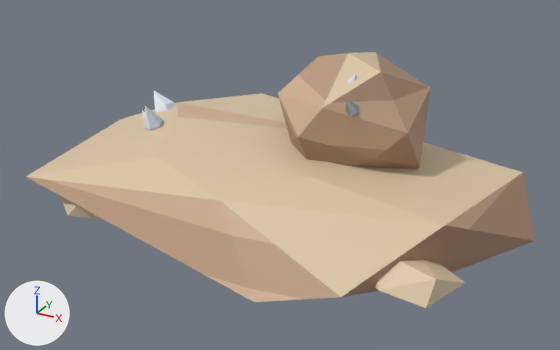
What one commit did to the glTF model game/models/features/rock_desert_1.glb.
Camera for both pictures: a camera (50 mm lens) standing at (3.18, -5.72, 2.95) and looking at (0.13, -0.16, 0.17). Arrows for +X, +Y and +Z are at lower left; the lights stay in place. The picture after the commit comes second. Vertices at exactly the same position are counted once.

Script lines for the objects in view, before the commit:
```python
me_body = bpy.data.meshes.new('Body')
me_body.from_pydata(...)  # 239 vertices, 408 faces; spans x -2.15..2.3, y -1.58..1.45, z -0.18..1.26
me_body.materials.append(mat_defaultmaterial)
ob_body = bpy.data.objects.new('Body', me_body)
ob_body.location = (0.0, 0.0, 0.0)
```
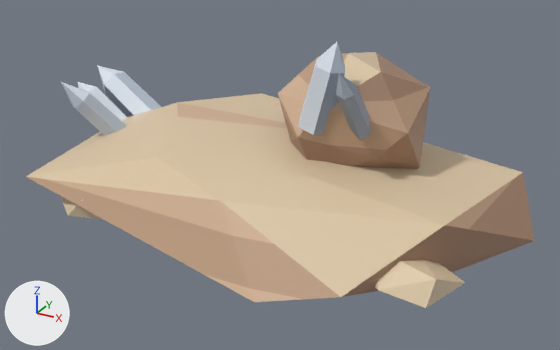
What differs and where, as boxes (x1, y1, x2, y2) in the pictures (560 x 350 px; the box of a moved part takes in the faces that stretch with it):
'Body', reshaped
    before: (26, 52, 535, 308)
    after: (26, 41, 535, 308)
part 1 of me_body, moved or reshaped
    before: (154, 91, 176, 112)
    after: (97, 65, 161, 117)
part 2 of me_body, moved or reshaped
    before: (145, 106, 165, 131)
    after: (61, 82, 127, 135)
part 3 of me_body, moved or reshaped (mostly hidden before)
    before: (142, 110, 145, 119)
    after: (77, 82, 127, 121)
part 4 of me_body, moved or reshaped (mostly hidden before)
    before: (347, 74, 357, 84)
    after: (299, 41, 345, 135)
part 5 of me_body, moved or reshaped
    before: (345, 100, 359, 117)
    after: (336, 73, 371, 140)

The change, as a diff of the scene's bpy script:
```diff
--- a/game/models/features/rock_desert_1.glb.py
+++ b/game/models/features/rock_desert_1.glb.py
@@ me_body @@
 # used by ob_body; location = (0.0, 0.0, 0.0)
-me_body.from_pydata(...)  # 239 vertices, 408 faces; spans x -2.15..2.3, y -1.58..1.45, z -0.18..1.26
+me_body.from_pydata(...)  # 239 vertices, 408 faces; spans x -2.56..2.3, y -1.58..1.45, z -0.18..1.49
+# me_body part 1: the loose piece of 13 vertices spanning x -1.68..-0.99, y 0.11..0.49, z -0.15..0.53 is multiplied about its middle by the matrix ((1.221, -0.174, -0.302), (0.189, 1.255, 0.042), (0.293, -0.085, 1.233)), then moved by (-0.68, 0.18, 0.14)
+# me_body part 2: the loose piece of 13 vertices spanning x -1.31..-1.0, y -0.28..0.04, z -0.1..0.62 is multiplied about its middle by the matrix ((0.835, -0.713, -0.639), (0.763, 1.007, -0.127), (0.578, -0.301, 1.09)), then moved by (-0.7, -0.09, 0.17)
+# me_body part 3: the loose piece of 13 vertices spanning x -1.63..-1.2, y 0.01..0.23, z -0.12..0.4 is multiplied about its middle by the matrix ((1.22, -0.172, -0.31), (0.175, 1.258, -0.01), (0.308, -0.033, 1.232)), then moved by (-0.77, 0.09, 0.16)
+# me_body part 4: the loose piece of 13 vertices spanning x 0.54..0.85, y -0.2..0.03, z 0.62..1.19 is multiplied about its middle by the matrix ((1.37, 0.004, -0.031), (-0.001, 1.365, 0.114), (0.031, -0.114, 1.365)), then moved by (-0.11, -0.22, 0.19)
+# me_body part 5: the loose piece of 13 vertices spanning x 0.79..0.92, y -0.38..0.04, z 0.61..1.05 is multiplied about its middle by the matrix ((1.37, 0.019, 0.007), (-0.02, 1.363, 0.134), (-0.005, -0.134, 1.363)), then moved by (0.06, -0.23, 0.18)
 me_body.materials.append(mat_defaultmaterial)
```
